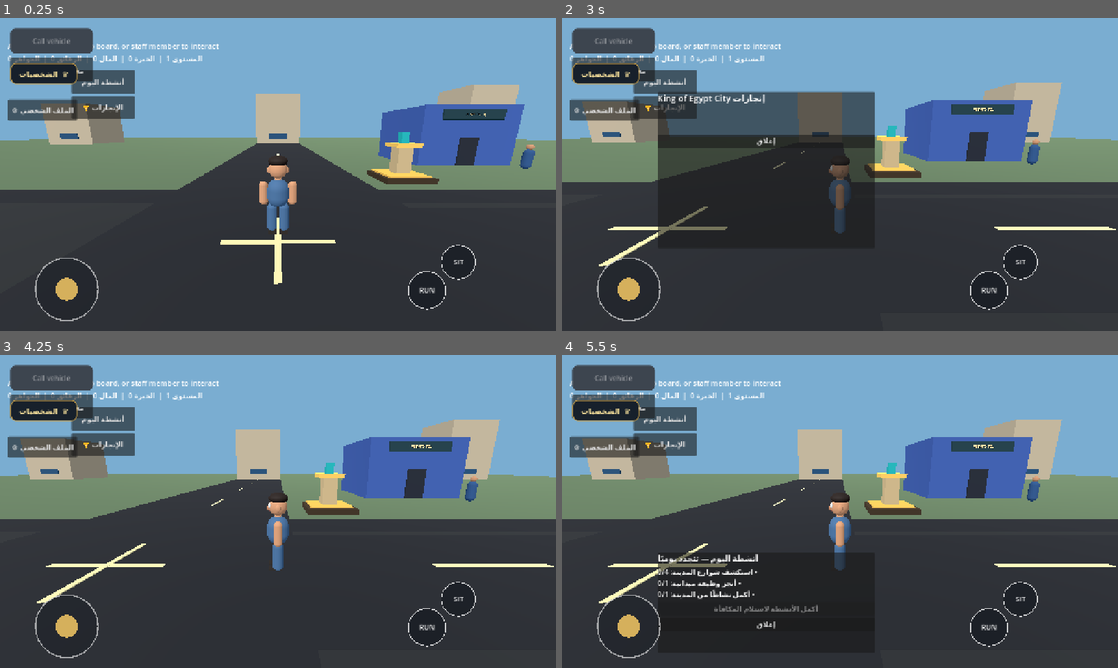
Above: before the commit, frames 1-4 (two rows, left to right).
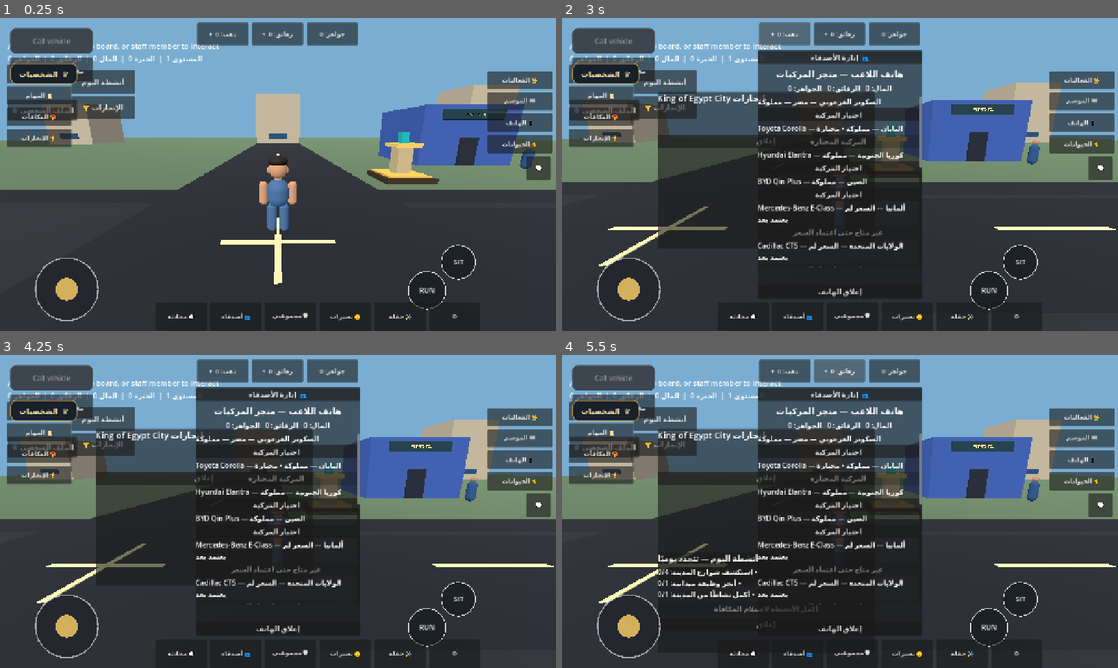
Above: after the commit, the same moments.

Repository: gamalalaraby1988-dotcom/King-Egypt-
Game: Godot game, scene res://scenes/main.tscn
The game is run twice, just before and just after one commit, with the same random seed, the same clock (stepped at 60 frames per second) and the same inputs.
Inputs (mouse positions are in pixels of both pictures, inside the frame that each line leads up to):
- Up to frame 1 (0.25 s): no input
- Up to frame 2 (3 s): tap Enter at 0.5 s; move the mouse to (962, 158) at 0.52 s; hold D (move_right) 0.53-1.25 s; hold Shift (sprint) 0.53-1.25 s; click (962, 158) at 0.67 s; drag from (728, 190) to (812, 237) at 1.27 s; click "الإنجازات 🏆" at 2 s; click (784, 33) at 2.75 s, where only the run after the commit has a clickable "ذهب: 0 +"
- Up to frame 3 (4.25 s): click "إغلاق" at 3.5 s
- Up to frame 4 (5.5 s): click "أنشطة اليوم" at 4.25 s; click (840, 370) at 5 s, where only the run after the commit has a clickable "رقائق: 0 +"

The runs differ from the first frame. In frame 1, 7.4% of the frame differs, in the area x 1-100%, y 1-97%; in frame 2, 19%; in frame 3, 29%; in frame 4, 28%.
Error before the commit: Parse Error: Variable "party_station_status" has the same name as a previously declared variable. (res://scripts/city_hud.gd:134)

Commit message:
Fix duplicate party station status declaration

Diff:
--- a/scripts/city_hud.gd
+++ b/scripts/city_hud.gd
@@ -131,7 +131,7 @@
 var friends_phone_badge: Control
 var friends_phone_badge_label: Label
 var friends_phone_incoming_count := 0
-var party_station_status: Label
+
 var _party_station_key := ""
 
 const GROUP_MAX_MEMBERS := 4
